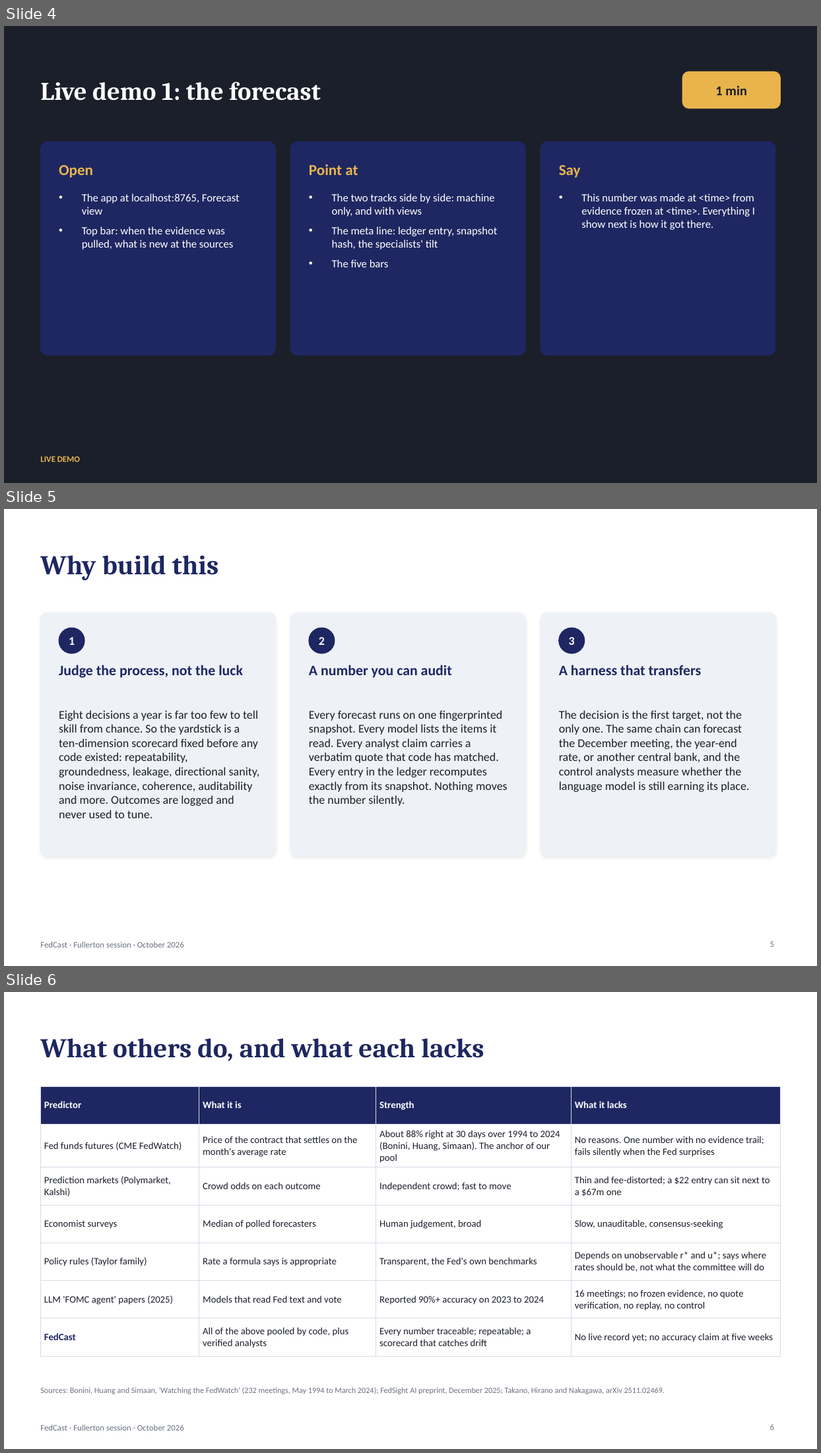
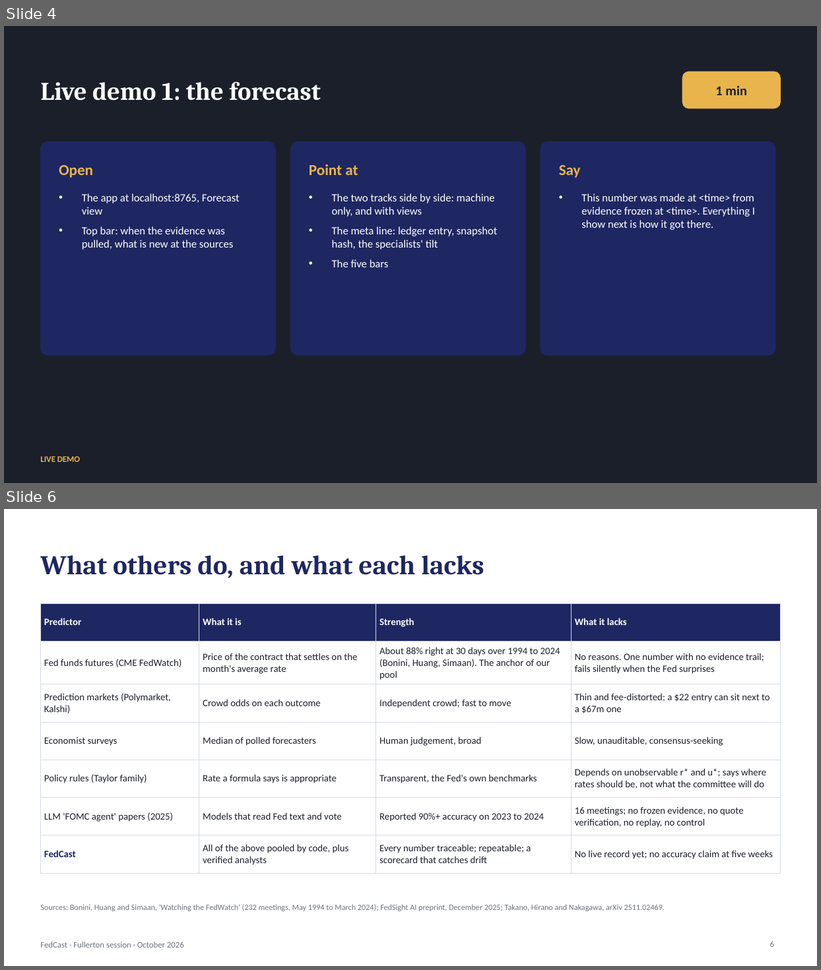
Before and after one commit to kmt112/fed-forecast, a slide deck: docs/FedCast_Fullerton.pptx. Shown one above the other, each under a label of ours: slides 4, 5 and 6 before the commit, slides 4 and 6 after it; the slides between them are not shown. The pictures are 821x1453 and 821x970 pixels, drawn with LibreOffice and Linux fonts; fonts in the diff are those of the drawing. Boxes give left, top, right and bottom in pixels: in the first picture for what was removed or moved away, otherwise in the second. Text is boxed around its words. In the diff, an @@ line names an element or a change of style, - is before the commit and + after.

```diff
--- a/docs/FedCast_Fullerton.pptx
+++ b/docs/FedCast_Fullerton.pptx
@@ slide 5 removed at [4,509,817,966], background #FFFFFF; not listed: 1 template element that a slide beside it also shows @@
@@ title removed at [40,555,219,580] @@
-Why build this
@@ rounded rectangle removed at [40,613,275,857] @@
@@ rounded rectangle removed at [290,613,525,857] @@
@@ rounded rectangle removed at [541,613,776,857] @@
@@ ellipse removed at [59,628,85,654] @@
@@ text removed at [69,637,75,645] @@
-1
@@ ellipse removed at [309,628,335,654] @@
@@ text removed at [319,637,325,645] @@
-2
@@ ellipse removed at [559,628,585,654] @@
@@ text removed at [569,637,575,645] @@
-3
@@ text removed at [59,665,243,678] @@
-Judge the process, not the luck
@@ text removed at [309,665,452,678] @@
-A number you can audit
@@ text removed at [559,665,702,675] @@
-A harness that transfers
@@ text removed at [59,710,260,819] @@
-Eight decisions a year is far too few to tell skill from chance. So the yardstick is a ten-dimension scorecard fixed before any code existed: repeatability, groundedness, leakage, directional sanity, noise invariance, coherence, auditability and more. Outcomes are logged and never used to tune.
@@ text removed at [309,710,508,806] @@
-Every forecast runs on one fingerprinted snapshot. Every model lists the items it read. Every analyst claim carries a verbatim quote that code has matched. Every entry in the ledger recomputes exactly from its snapshot. Nothing moves the number silently.
@@ text removed at [559,710,749,792] @@
-The decision is the first target, not the only one. The same chain can forecast the December meeting, the year-end rate, or another central bank, and the control analysts measure whether the language model is still earning its place.
@@ page number removed at [770,942,774,947] @@
-5
```
Also in this commit, not shown: 9 slides changed, 2 slides added, 4 other slides removed, 2 other files.
